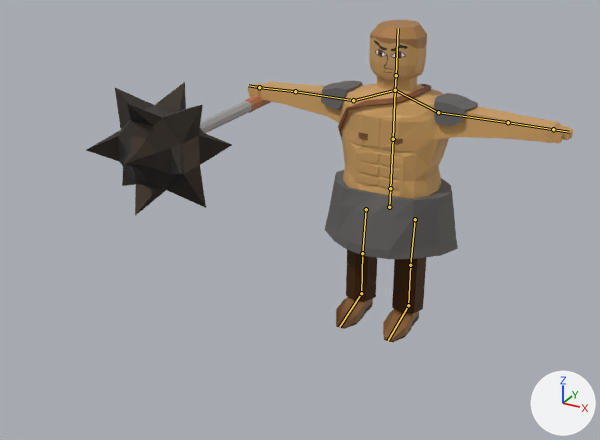
The Blender file models/cards/Frederic_the_Fearless.blend as it was, and as the next commit left it.
Both versions are drawn from a 50 mm lens placed at (1.89, -4.69, 2.86), pointed at (-0.36, -0.61, 0.82). Arrows for +X, +Y and +Z are at lower right; the lights stay in place. The older version comes first. The bones that bend it are drawn over the model as lines.

Objects in the first picture: 'FredericTheFearless.007'.
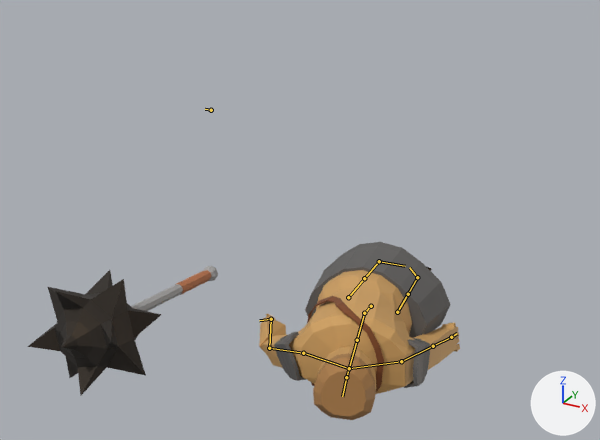
The newer file adds an action. The first version stands in its rest pose; the second is drawn at frame 30 of the action 'Death'.

Changed parts and their boxes (x1, y1, x2, y2) in the pictures (600 x 440 px):
'FredericTheFearless.007', posed (11% narrower, 45% shorter): before (86, 20, 573, 342); after (27, 242, 460, 420)
bone 'Root', root to tip: before (389, 207) to (390, 188); after (371, 306) to (364, 313)
bone 'Spine1', root to tip: before (390, 188) to (393, 139); after (364, 313) to (357, 340)
bone 'Head', root to tip: before (396, 75) to (398, 28); after (346, 377) to (342, 396)
bone 'A1.L', root to tip: before (438, 112) to (508, 122); after (401, 361) to (433, 346)
bone 'E.L', root to tip: before (508, 122) to (553, 129); after (433, 346) to (451, 337)
bone 'A1.R', root to tip: before (353, 100) to (295, 91); after (303, 353) to (269, 348)
bone 'E.R', root to tip: before (295, 91) to (259, 87); after (269, 348) to (271, 319)
bone 'Hand.R', root to tip: before (259, 87) to (248, 85); after (271, 319) to (259, 320)
bone 'UpperLeg.L', root to tip: before (415, 219) to (410, 265); after (397, 312) to (408, 294)

The edits, one by one:
Bone 'Root' (bone_root) moves from (0.0, 0.0, 0.0) to (0.027, -0.573, 0.306).
Bone 'Root' (bone_root) turns from (0, 0, 0) to (84, 7, 5) degrees about its own x, y and z.
Bone 'Spine1' (bone_spine1) turns from (0, 0, 0) to (7, -2, -10) degrees about its own x, y and z.
Bone 'Head' (bone_head) turns from (0, 0, 0) to (-14, -5, -4) degrees about its own x, y and z.
Bone 'A1.L' (bone_a1_l) turns from (0, 0, 0) to (15, -5, -69) degrees about its own x, y and z.
Bone 'E.L' (bone_e_l) turns from (0, 0, 0) to (-5, -7, 1) degrees about its own x, y and z.
Bone 'A1.R' (bone_a1_r) turns from (0, 0, 0) to (23, -6, 42) degrees about its own x, y and z.
Bone 'E.R' (bone_e_r) turns from (0, 0, 0) to (-34, -28, 62) degrees about its own x, y and z.
Bone 'Hand.R' (bone_hand_r) turns from (0, 0, 0) to (41, 138, -39) degrees about its own x, y and z.
Bone 'WeaponBone' (bone_weaponbone) moves from (0.0, 0.0, 0.0) to (-1.585, -0.846, -0.631).
Bone 'WeaponBone' (bone_weaponbone) turns from (0, 0, 0) to (-8, -2, -2) degrees about its own x, y and z.
Bone 'UpperLeg.L' (bone_upperleg_l) moves from (0.0, 0.0, 0.0) to (0.02, 0.024, 0.067).
Bone 'IKTarget.L' (bone_iktarget_l) moves from (0.0, 0.0, 0.0) to (0.12, 0.568, 0.011).
Bone 'IKTarget.L' (bone_iktarget_l) turns from (0, 0, 0) to (-149, 28, -18) degrees about its own x, y and z.
Bone 'IKTarget.R' (bone_iktarget_r) moves from (0.0, 0.0, 0.0) to (0.031, 0.365, -0.081).
Bone 'IKTarget.R' (bone_iktarget_r) turns from (0, 0, 0) to (-138, -18, 2) degrees about its own x, y and z.
